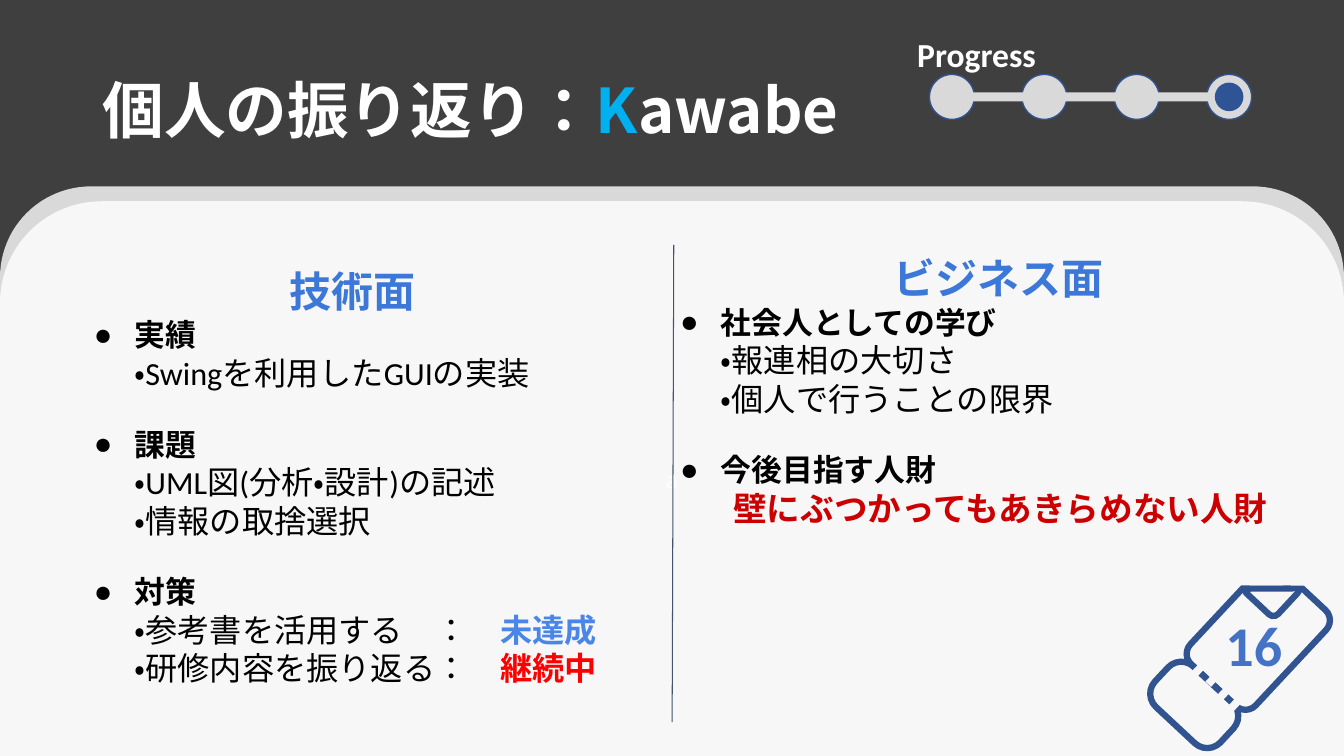
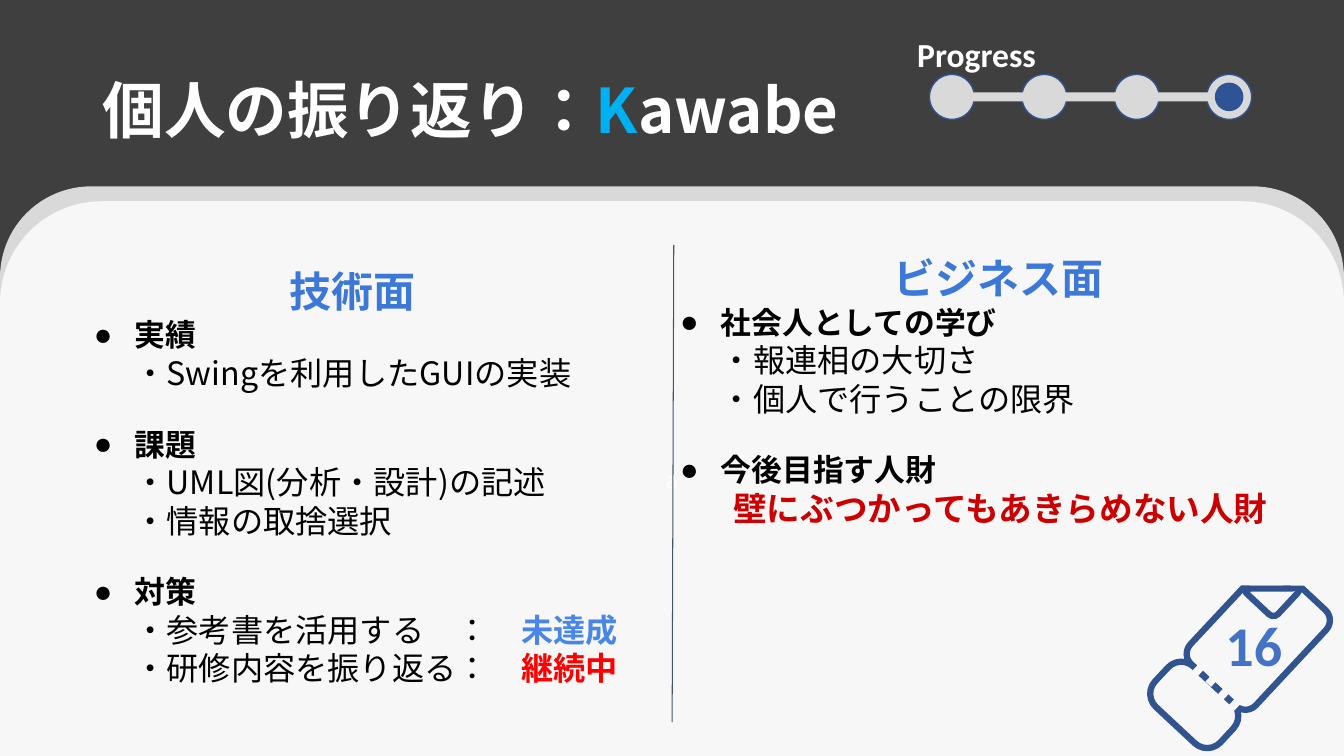
Before and after one commit to s-oishi/testRepo02, a slide deck: slide 18 of 成果発表会発表資料.pptx. Drawn at 1344x756 pixels with LibreOffice and Linux fonts; fonts in the diff are those of the drawing. Boxes give left, top, right and bottom in pixels: in the first picture for what was removed or moved away, otherwise in the second. Text is boxed around its words. In the diff, an @@ line names an element or a change of style, - is before the commit and + after.

Commit message:
6/16

```diff
--- a/成果発表会発表資料.pptx
+++ b/成果発表会発表資料.pptx
@@ text "技術面" at bbox=[134, 271, 619, 683]: font Calibri to Noto Sans CJK JP @@
@@ text "ビジネス面" at bbox=[721, 258, 1267, 524]: font Calibri to Noto Sans CJK JP @@
```
Also in this commit, not shown: 1 other slide changed.
